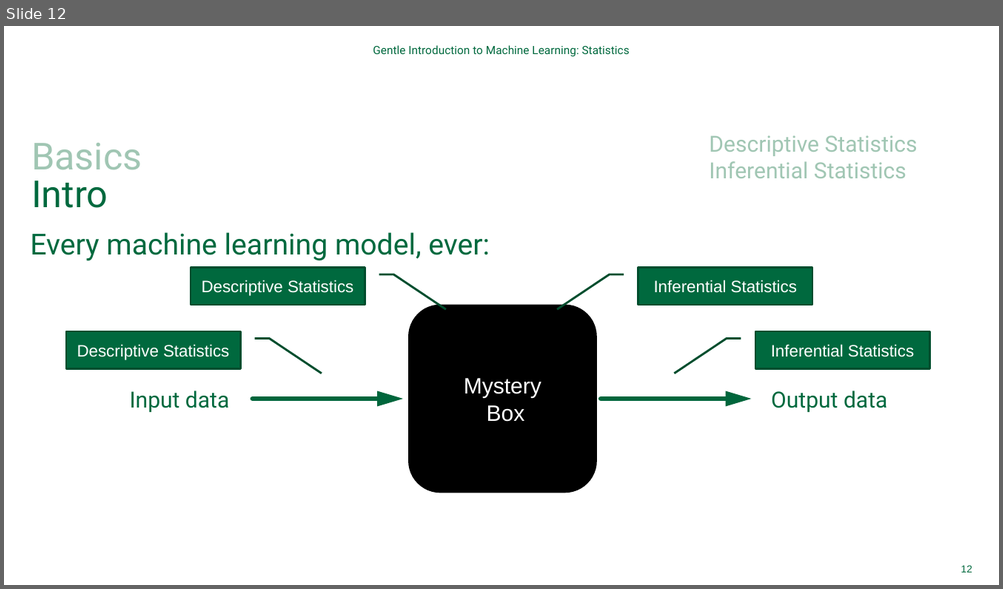
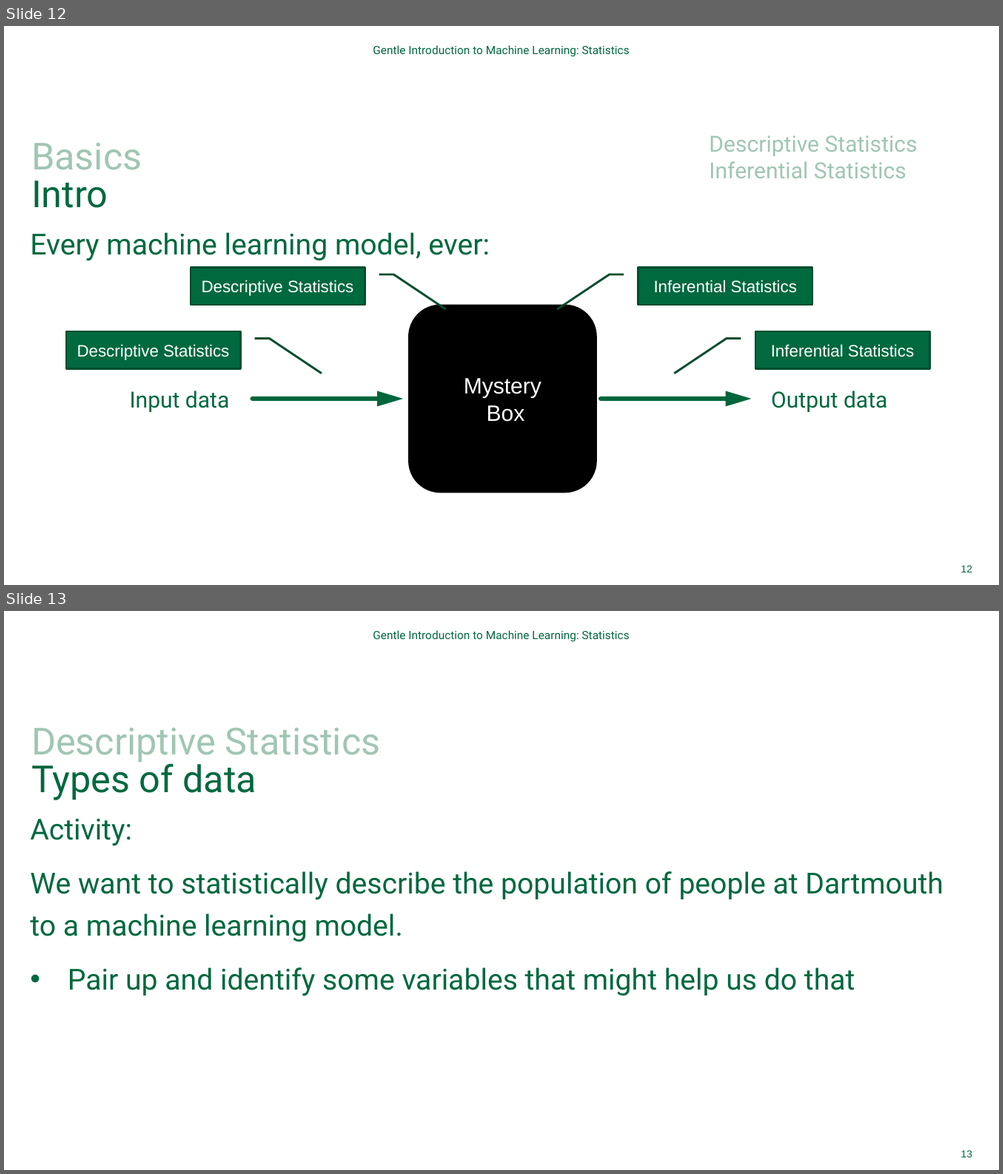
Before and after one commit to Dartmouth-Libraries/gentle-intro-to-statistics, a slide deck: ppt/Gentle-Intro-to-Statistics.pptx. Shown one above the other, each under a label of ours: slide 12 before the commit, slides 12 and 13 after it. The pictures are 1003x589 and 1003x1174 pixels, drawn with LibreOffice and Linux fonts; fonts in the diff are those of the drawing; background and template pictures are left out. Boxes give left, top, right and bottom in pixels: in the first picture for what was removed or moved away, otherwise in the second. Text is boxed around its words. In the diff, an @@ line names an element or a change of style, - is before the commit and + after.

```diff
--- a/ppt/Gentle-Intro-to-Statistics.pptx
+++ b/ppt/Gentle-Intro-to-Statistics.pptx
@@ slide 13 added at (4, 611, 999, 1170), background #FFFFFF @@
@@ text added at (373, 630, 629, 642), 11 pt, text #00693E @@
+Gentle Introduction to Machine Learning: Statistics
@@ title added at (31, 728, 381, 800), 36 pt, text #A0C6B3 @@
+Descriptive Statistics
+Types of data
@@ text added at (30, 818, 943, 997), 28 pt, text #00693E @@
+Activity:
+We want to statistically describe the population of people at Dartmouth to a machine learning model.
+• Pair up and identify some variables that might help us do that
@@ page number added at (961, 1150, 972, 1158), 9.8 pt, text #00693E @@
+13
```
Also in this commit, not shown: 1 slide changed, 3 other slides added.
